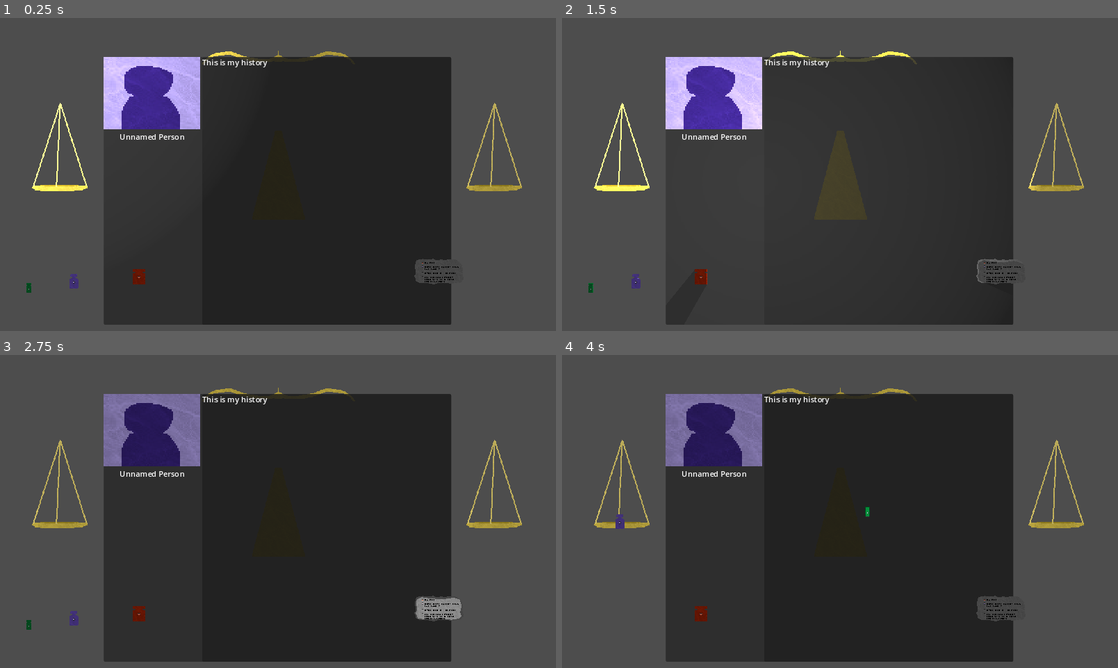
Above: before the commit, frames 1-4 (two rows, left to right).
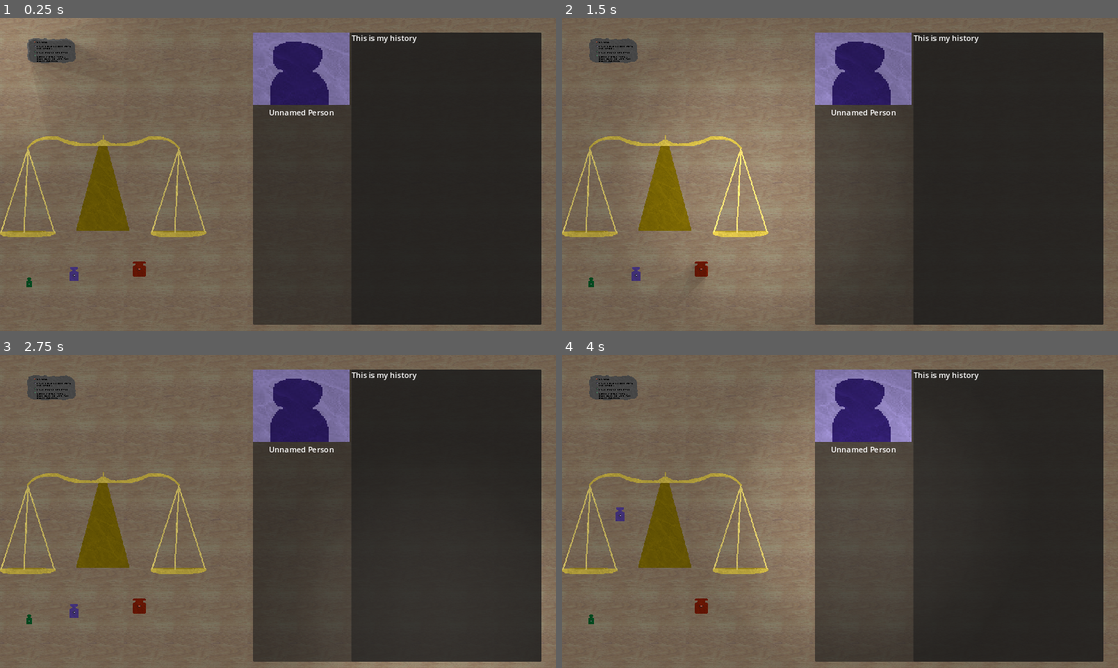
Above: after the commit, the same moments.

Repository: NicEastvillage/GMTKGameJam2024
Game: Godot game, scene res://scenes/main.tscn
The game is run twice, just before and just after one commit, with the same random seed, the same clock (stepped at 60 frames per second) and the same inputs.
Inputs (mouse positions are in pixels of both pictures, inside the frame that each line leads up to):
- Up to frame 1 (0.25 s): no input
- Up to frame 2 (1.5 s): tap Enter at 0.5 s; drag from (1051, 183) to (617, 183) at 0.52 s; tap Space at 1.25 s; drag from (617, 183) to (1051, 183) at 1.27 s
- Up to frame 3 (2.75 s): tap Enter at 2 s; move the mouse to (439, 608) at 2.02 s; click (439, 608) at 2.17 s
- Up to frame 4 (4 s): tap Space at 2.75 s; drag from (634, 617) to (617, 520) at 2.77 s; tap Enter at 3.5 s; drag from (589, 624) to (867, 511) at 3.52 s

The runs differ from the first frame. In frame 1, 83% of the frame differs, in the area x 0-100%, y 0-100%; in frame 2, 73%; in frame 3, 84%; in frame 4, 84%.
Error in both runs: Attempt to call function '_on_dropped' in base 'null instance' on a null instance. (res://scripts/draggable.gd:27)

Commit message:
Make graphics nicer

Diff:
--- /dev/null
+++ b/prefabs/background.tscn
@@ -0,0 +1,80 @@
+[gd_scene load_steps=2 format=3 uid="uid://ckoty6tqe6fqk"]
+
+[ext_resource type="Texture2D" uid="uid://b45gatxkm2lix" path="res://sprites/Wood.png" id="1_dev37"]
+
+[node name="Background" type="Node2D"]
+
+[node name="Wood" type="Sprite2D" parent="."]
+texture_repeat = 2
+position = Vector2(128, 128)
+texture = ExtResource("1_dev37")
+
+[node name="Wood2" type="Sprite2D" parent="."]
+texture_repeat = 2
+position = Vector2(384, 128)
+texture = ExtResource("1_dev37")
+
+[node name="Wood3" type="Sprite2D" parent="."]
+texture_repeat = 2
+position = Vector2(640, 128)
+texture = ExtResource("1_dev37")
+
+[node name="Wood4" type="Sprite2D" parent="."]
+texture_repeat = 2
+position = Vector2(896, 128)
+texture = ExtResource("1_dev37")
+
+[node name="Wood5" type="Sprite2D" parent="."]
+texture_repeat = 2
+position = Vector2(1152, 128)
+texture = ExtResource("1_dev37")
+
+[node name="Wood6" type="Sprite2D" parent="."]
+texture_repeat = 2
+position = Vector2(128, 384)
+texture = ExtResource("1_dev37")
+
+[node name="Wood7" type="Sprite2D" parent="."]
+texture_repeat = 2
+position = Vector2(384, 384)
+texture = ExtResource("1_dev37")
+
+[node name="Wood8" type="Sprite2D" parent="."]
+texture_repeat = 2
+position = Vector2(640, 384)
+texture = ExtResource("1_dev37")
+
+[node name="Wood9" type="Sprite2D" parent="."]
+texture_repeat = 2
+position = Vector2(896, 384)
+texture = ExtResource("1_dev37")
+
+[node name="Wood10" type="Sprite2D" parent="."]
+texture_repeat = 2
+position = Vector2(1152, 384)
+texture = ExtResource("1_dev37")
+
+[node name="Wood11" type="Sprite2D" parent="."]
+texture_repeat = 2
+position = Vector2(128, 640)
+texture = ExtResource("1_dev37")
+
+[node name="Wood12" type="Sprite2D" parent="."]
+texture_repeat = 2
+position = Vector2(384, 640)
+texture = ExtResource("1_dev37")
+
+[node name="Wood13" type="Sprite2D" parent="."]
+texture_repeat = 2
+position = Vector2(640, 640)
+texture = ExtResource("1_dev37")
+
+[node name="Wood14" type="Sprite2D" parent="."]
+texture_repeat = 2
+position = Vector2(896, 640)
+texture = ExtResource("1_dev37")
+
+[node name="Wood15" type="Sprite2D" parent="."]
+texture_repeat = 2
+position = Vector2(1152, 640)
+texture = ExtResource("1_dev37")
--- /dev/null
+++ b/prefabs/scale.tscn
@@ -0,0 +1,54 @@
+[gd_scene load_steps=6 format=3 uid="uid://c2gbbd57rdulg"]
+
+[ext_resource type="Texture2D" uid="uid://doiqwjs2kvy6x" path="res://sprites/ScaleFoot.png" id="1_ra2ej"]
+[ext_resource type="Script" path="res://scripts/Scale.gd" id="2_a04jp"]
+[ext_resource type="Texture2D" uid="uid://cf2tbgnhybxim" path="res://sprites/Arms.png" id="3_pjbcb"]
+[ext_resource type="Texture2D" uid="uid://dex8i88hv020d" path="res://sprites/Cup.png" id="4_mwv3m"]
+
+[sub_resource type="RectangleShape2D" id="RectangleShape2D_lbdvb"]
+size = Vector2(134, 152)
+
+[node name="Scale" type="Sprite2D"]
+position = Vector2(557, 282)
+texture = ExtResource("1_ra2ej")
+script = ExtResource("2_a04jp")
+max_angle = 0.41
+weight_for_max = 16
+sigmoid_factor = 3.5
+
+[node name="Arms" type="Sprite2D" parent="."]
+position = Vector2(1, -91)
+texture = ExtResource("3_pjbcb")
+
+[node name="Right" type="Area2D" parent="Arms"]
+position = Vector2(157, 14)
+
+[node name="CollisionShape2D" type="CollisionShape2D" parent="Arms/Right"]
+position = Vector2(-8.5, 112.5)
+shape = SubResource("RectangleShape2D_lbdvb")
+
+[node name="Sprite2D" type="Sprite2D" parent="Arms/Right"]
+position = Vector2(-1.5, 90.5)
+texture = ExtResource("4_mwv3m")
+
+[node name="CupFoot" type="Node2D" parent="Arms/Right"]
+position = Vector2(-1.5, 171.5)
+
+[node name="Left" type="Area2D" parent="Arms"]
+position = Vector2(-157, 13)
+
+[node name="CollisionShape2D" type="CollisionShape2D" parent="Arms/Left"]
+position = Vector2(5, 127)
+shape = SubResource("RectangleShape2D_lbdvb")
+
+[node name="Sprite2D" type="Sprite2D" parent="Arms/Left"]
+position = Vector2(0, 92)
+texture = ExtResource("4_mwv3m")
+
+[node name="CupFoot" type="Node2D" parent="Arms/Left"]
+position = Vector2(-5, 174)
+
+[connection signal="mouse_entered" from="Arms/Right" to="." method="_on_right_mouse_entered"]
+[connection signal="mouse_exited" from="Arms/Right" to="." method="_on_right_mouse_exited"]
+[connection signal="mouse_entered" from="Arms/Left" to="." method="_on_left_mouse_entered"]
+[connection signal="mouse_exited" from="Arms/Left" to="." method="_on_left_mouse_exited"]
--- a/prefabs/tablet.tscn
+++ b/prefabs/tablet.tscn
@@ -43,11 +43,6 @@
 Should make funny artifacts to confuse archeologists"
 autowrap_mode = 3
 
-[node name="Circle" type="Sprite2D" parent="."]
-position = Vector2(-127, -97)
-scale = Vector2(0.293478, 0.293478)
-texture = ExtResource("4_rhavm")
-
 [node name="Shield" type="Sprite2D" parent="."]
 position = Vector2(-79, -81)
 texture = ExtResource("6_34j6m")
--- a/prefabs/weight_large.tscn
+++ b/prefabs/weight_large.tscn
@@ -4,10 +4,10 @@
 [ext_resource type="Script" path="res://scripts/draggable.gd" id="1_vgm5j"]
 
 [sub_resource type="OccluderPolygon2D" id="OccluderPolygon2D_dvejk"]
-polygon = PackedVector2Array(-8.07882, -10.0985, -8.07882, -6.05909, -12.1182, -6.05909, -12.1182, 18.1774, 12.1182, 18.1774, 12.1182, -2.01968, 12.1182, -6.05909, 8.07882, -6.05909, 8.07882, -10.0985, 12.1182, -10.0985, 12.1182, -14.1379, -12.1182, -14.1379, -12.1182, -10.0985)
+polygon = PackedVector2Array(-6, -9.98027, -6, -4.98027, -9, -4.98027, -9, -3.98027, -11, -3.98027, -11, 16.0197, 12, 16.0197, 12, -3.98027, 10, -3.98027, 10, -4.98027, 7, -4.98027, 7, -9.98027, 12, -9.98027, 12, -12.9803, -11, -12.9803, -11, -9.98027)
 
 [sub_resource type="RectangleShape2D" id="RectangleShape2D_lhlkn"]
-size = Vector2(32.3153, 36.3547)
+size = Vector2(25, 32)
 
 [node name="WeightLarge" type="CharacterBody2D"]
 input_pickable = true
@@ -16,13 +16,15 @@
 weight = 5
 
 [node name="LightOccluder2D" type="LightOccluder2D" parent="."]
-position = Vector2(9.53674e-07, -2.01973)
+position = Vector2(0, -18)
 occluder = SubResource("OccluderPolygon2D_dvejk")
 
 [node name="CollisionShape2D" type="CollisionShape2D" parent="."]
+position = Vector2(0.5, -16)
 shape = SubResource("RectangleShape2D_lhlkn")
 
 [node name="WeightLarge" type="Sprite2D" parent="."]
+position = Vector2(0.5, -16)
 texture = ExtResource("1_ki4hu")
 
 [connection signal="mouse_entered" from="." to="." method="_on_mouse_entered"]
--- a/prefabs/weight_medium.tscn
+++ b/prefabs/weight_medium.tscn
@@ -4,7 +4,7 @@
 [ext_resource type="Script" path="res://scripts/draggable.gd" id="1_wxklp"]
 
 [sub_resource type="OccluderPolygon2D" id="OccluderPolygon2D_mp2dd"]
-polygon = PackedVector2Array(-7, -9, -6, -9, -3, -9, -3, -6, -9, -6, -9, 14, 9, 14, 9, -5, 2, -5, 2, -10, 7, -10, 7, -15, -7, -15)
+polygon = PackedVector2Array(-4.5, -9, -1.5, -9, -1.5, -3, -6.5, -3, -6.5, 14, 8.5, 14, 8.5, -3, 3.5, -3, 3.5, -9, 6.5, -9, 6.5, -13, -4.5, -13)
 
 [sub_resource type="RectangleShape2D" id="RectangleShape2D_mxjpq"]
 size = Vector2(22, 32)
@@ -15,12 +15,15 @@
 can_be_weighed = true
 
 [node name="LightOccluder2D" type="LightOccluder2D" parent="."]
+position = Vector2(-0.5, -16)
 occluder = SubResource("OccluderPolygon2D_mp2dd")
 
 [node name="CollisionShape2D" type="CollisionShape2D" parent="."]
+position = Vector2(-0.5, -16)
 shape = SubResource("RectangleShape2D_mxjpq")
 
 [node name="WeightMedium" type="Sprite2D" parent="."]
+position = Vector2(0.5, -15)
 texture = ExtResource("1_gk3hv")
 
 [connection signal="mouse_entered" from="." to="." method="_on_mouse_entered"]
--- a/prefabs/weight_small.tscn
+++ b/prefabs/weight_small.tscn
@@ -4,10 +4,10 @@
 [ext_resource type="Script" path="res://scripts/draggable.gd" id="1_m0s5a"]
 
 [sub_resource type="OccluderPolygon2D" id="OccluderPolygon2D_2euf7"]
-polygon = PackedVector2Array(-4.03941, -8.07882, -4.03941, -4.03941, -4.03941, 12.1182, 4.03941, 12.1182, 4.03941, -8.07882)
+polygon = PackedVector2Array(-3, -7, -3, -5, -2, -5, -2, 0, -4, 0, -4, 10, 5, 10, 5, 0, 3, 0, 3, -5, 4, -5, 4, -7)
 
 [sub_resource type="RectangleShape2D" id="RectangleShape2D_qt260"]
-size = Vector2(16.1576, 24.2365)
+size = Vector2(9.65, 18.85)
 
 [node name="WeightSmall" type="CharacterBody2D"]
 input_pickable = true
@@ -16,14 +16,15 @@
 weight = 2
 
 [node name="LightOccluder2D" type="LightOccluder2D" parent="."]
+position = Vector2(0, -12)
 occluder = SubResource("OccluderPolygon2D_2euf7")
 
 [node name="CollisionShape2D" type="CollisionShape2D" parent="."]
-position = Vector2(-0.175, 0.575001)
+position = Vector2(1, -10)
 shape = SubResource("RectangleShape2D_qt260")
 
 [node name="WeightSmall" type="Sprite2D" parent="."]
-position = Vector2(-0.175, 0.575001)
+position = Vector2(0.5, -10.5)
 texture = ExtResource("1_37cr0")
 
 [connection signal="mouse_entered" from="." to="." method="_on_mouse_entered"]
--- a/scenes/main.tscn
+++ b/scenes/main.tscn
@@ -1,72 +1,54 @@
-[gd_scene load_steps=13 format=3 uid="uid://dsdchgqwhnrb1"]
+[gd_scene load_steps=10 format=3 uid="uid://dsdchgqwhnrb1"]
 
-[ext_resource type="Texture2D" uid="uid://doiqwjs2kvy6x" path="res://sprites/ScaleFoot.png" id="1_5i8vn"]
 [ext_resource type="Texture2D" uid="uid://cnpsoi28uvduf" path="res://sprites/PortraitDefault.png" id="1_d2aud"]
-[ext_resource type="Script" path="res://scripts/Scale.gd" id="2_5uiv4"]
+[ext_resource type="PackedScene" uid="uid://ckoty6tqe6fqk" path="res://prefabs/background.tscn" id="1_fdc0o"]
 [ext_resource type="PackedScene" uid="uid://c6xxkfcetn3m4" path="res://prefabs/tablet.tscn" id="2_mh35a"]
-[ext_resource type="Texture2D" uid="uid://cf2tbgnhybxim" path="res://sprites/Arms.png" id="3_26twe"]
+[ext_resource type="PackedScene" uid="uid://c2gbbd57rdulg" path="res://prefabs/scale.tscn" id="3_5jcsy"]
 [ext_resource type="PackedScene" uid="uid://bqvt41b7jk6hr" path="res://prefabs/weight_medium.tscn" id="3_888uj"]
 [ext_resource type="PackedScene" uid="uid://dxjv0nius6bv" path="res://prefabs/weight_small.tscn" id="4_2sg6v"]
-[ext_resource type="Texture2D" uid="uid://dex8i88hv020d" path="res://sprites/Cup.png" id="4_pvcmh"]
 [ext_resource type="PackedScene" uid="uid://dvtcfbxposi53" path="res://prefabs/weight_large.tscn" id="5_8obdd"]
 [ext_resource type="Script" path="res://scripts/follow_mouse.gd" id="10_5p1cc"]
 [ext_resource type="Texture2D" uid="uid://bwv7y3gn4qam3" path="res://sprites/Light.png" id="11_ikrsq"]
 
-[sub_resource type="RectangleShape2D" id="RectangleShape2D_lbdvb"]
-size = Vector2(243, 229.41)
-
 [node name="Main2D" type="Node2D"]
 
+[node name="Background" parent="." instance=ExtResource("1_fdc0o")]
+
 [node name="CanvasModulate" type="CanvasModulate" parent="."]
-position = Vector2(29, -8)
 
 [node name="CursorLight" type="Node2D" parent="."]
 script = ExtResource("10_5p1cc")
 
 [node name="PointLight2D" type="PointLight2D" parent="CursorLight"]
-scale = Vector2(4.6875, 4.6875)
+position = Vector2(40, 2)
+energy = 0.1
 shadow_enabled = true
 texture = ExtResource("11_ikrsq")
+texture_scale = 2.44
 
-[node name="Scale" type="Sprite2D" parent="."]
-position = Vector2(577, 325)
-texture = ExtResource("1_5i8vn")
-script = ExtResource("2_5uiv4")
-max_angle = 0.41
-weight_for_max = 16
-sigmoid_factor = 3.5
+[node name="PointLight2D2" type="PointLight2D" parent="CursorLight"]
+position = Vector2(-67, 3)
+energy = 0.1
+shadow_enabled = true
+texture = ExtResource("11_ikrsq")
+texture_scale = 2.44
 
-[node name="Arms" type="Sprite2D" parent="Scale"]
-position = Vector2(0, -243)
-texture = ExtResource("3_26twe")
+[node name="PointLight2D3" type="PointLight2D" parent="CursorLight"]
+position = Vector2(0, -48)
+energy = 0.1
+shadow_enabled = true
+texture = ExtResource("11_ikrsq")
+texture_scale = 2.44
 
-[node name="Right" type="Area2D" parent="Scale/Arms"]
-position = Vector2(442, 2)
+[node name="PointLight2D4" type="PointLight2D" parent="CursorLight"]
+position = Vector2(-3, 69)
+energy = 0.1
+shadow_enabled = true
+texture = ExtResource("11_ikrsq")
+texture_scale = 2.44
 
-[node name="CollisionShape2D" type="CollisionShape2D" parent="Scale/Arms/Right"]
-position = Vector2(0.5, 261)
-shape = SubResource("RectangleShape2D_lbdvb")
-
-[node name="Sprite2D" type="Sprite2D" parent="Scale/Arms/Right"]
-position = Vector2(5, 183)
-texture = ExtResource("4_pvcmh")
-
-[node name="CupFoot" type="Node2D" parent="Scale/Arms/Right"]
-position = Vector2(0, 363)
-
-[node name="Left" type="Area2D" parent="Scale/Arms"]
-position = Vector2(-458, 1)
-
-[node name="CollisionShape2D" type="CollisionShape2D" parent="Scale/Arms/Left"]
-position = Vector2(0.5, 261)
-shape = SubResource("RectangleShape2D_lbdvb")
-
-[node name="Sprite2D" type="Sprite2D" parent="Scale/Arms/Left"]
-position = Vector2(5, 184)
-texture = ExtResource("4_pvcmh")
-
-[node name="CupFoot" type="Node2D" parent="Scale/Arms/Left"]
-position = Vector2(0, 363)
+[node name="Scale" parent="." instance=ExtResource("3_5jcsy")]
+position = Vector2(213, 348)
 
 [node name="UI" type="Control" parent="."]
 custom_minimum_size = Vector2(10.135, 11.78)
@@ -74,9 +56,9 @@
 anchors_preset = 15
 anchor_right = 1.0
 anchor_bottom = 1.0
-offset_left = 215.0
-offset_top = 81.0
-offset_right = 935.0
+offset_left = 524.0
+offset_top = 30.0
+offset_right = 1122.0
 offset_bottom = 635.0
 grow_horizontal = 2
 grow_vertical = 2
@@ -133,7 +115,7 @@
 text = "This is my history"
 
 [node name="Tablet" parent="." instance=ExtResource("2_mh35a")]
-position = Vector2(926, 560)
+position = Vector2(123, 103)
 scale = Vector2(0.64, 0.652594)
 
 [node name="WeightMedium" parent="." instance=ExtResource("3_888uj")]
@@ -144,8 +126,3 @@
 
 [node name="WeightLarge" parent="." instance=ExtResource("5_8obdd")]
 position = Vector2(288, 536)
-
-[connection signal="mouse_entered" from="Scale/Arms/Right" to="Scale" method="_on_right_mouse_entered"]
-[connection signal="mouse_exited" from="Scale/Arms/Right" to="Scale" method="_on_right_mouse_exited"]
-[connection signal="mouse_entered" from="Scale/Arms/Left" to="Scale" method="_on_left_mouse_entered"]
-[connection signal="mouse_exited" from="Scale/Arms/Left" to="Scale" method="_on_left_mouse_exited"]
Binary file added: sprites/Wood.png
Not shown, added: sprites/Wood.png.import
